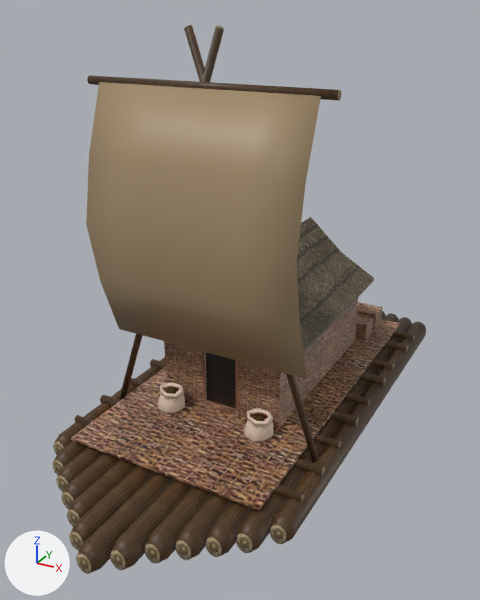
One commit to the COLLADA model art/meshes/structural/inca_balsa_guerra.dae: the scene before it, then after it.
Before and after are seen from a camera (50 mm lens) standing at (14.6, -29.5, 19.5) and looking at (-0.1, -2.8, 6.1). Every picture has the same lights, and +X, +Y and +Z are marked at lower left. Where no turn or scale is listed for an object, it has been applied to the vertices.

In view in the first picture: 'balsa_war'.
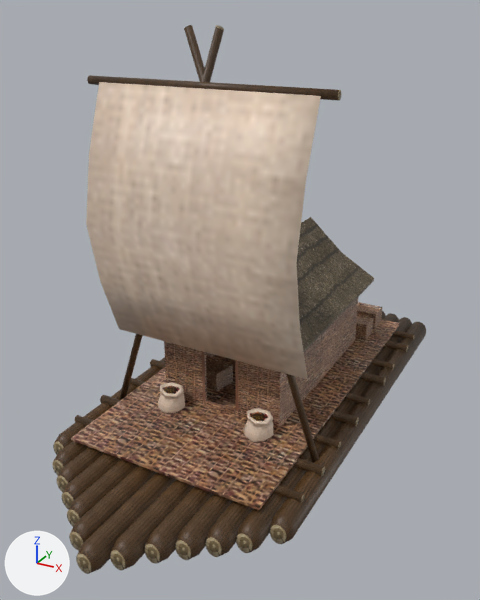
Patch to the scene script:
```diff
--- a/art/meshes/structural/inca_balsa_guerra.dae.py
+++ b/art/meshes/structural/inca_balsa_guerra.dae.py
@@ me_cilindro_008 @@
 # used by ob_balsa_war; location = (-0.09, 0.01, 0.44)
-me_cilindro_008.from_pydata(...)  # 1904 vertices, 3578 faces; spans x -6.4..6.4, y -15.3..12.5, z -1.3..18.4
+me_cilindro_008.from_pydata(...)  # 2362 vertices, 4430 faces; spans x -6.4..6.4, y -15.3..12.5, z -1.3..18.4
+# me_cilindro_008 part 1: the loose piece of 12 vertices spanning x -4.3..-2.1, y 6.2..7.4, z 0.1..1.4 is copied, and the copy is turned -12.8 degrees about the z axis through its middle, then moved by (1.2, -9.3, 0.0); it spans x -3.2..-0.8, y -3.4..-1.6, z 0.1..1.4
+# me_cilindro_008 part 2: 96 kept faces spanning x -5.1..5.1, y -7.7..-6.0, z 4.2..16.1 get new texture (UV) coordinates
 me_cilindro_008.materials.append(mat_materiais_002)
```

What differs and where, as boxes [x1, y1, x2, y2] in the pictures (480 x 600 px):
part 1 of me_cilindro_008, added (brown)
    after: [206, 354, 233, 391]
part 2 of me_cilindro_008, surface changed (brown to beige)
    both: [86, 82, 321, 379]
